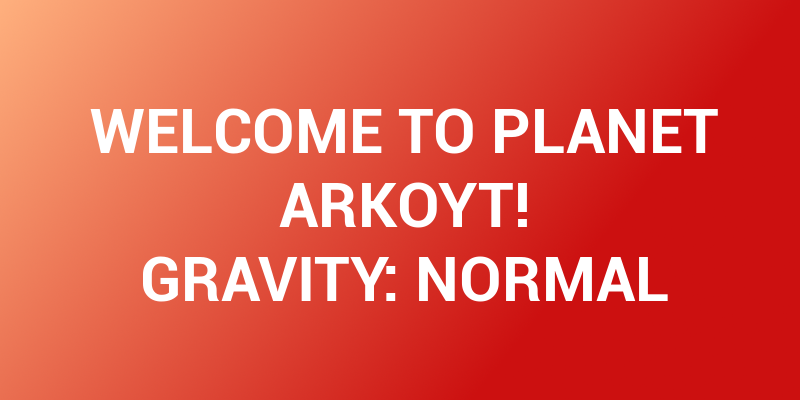
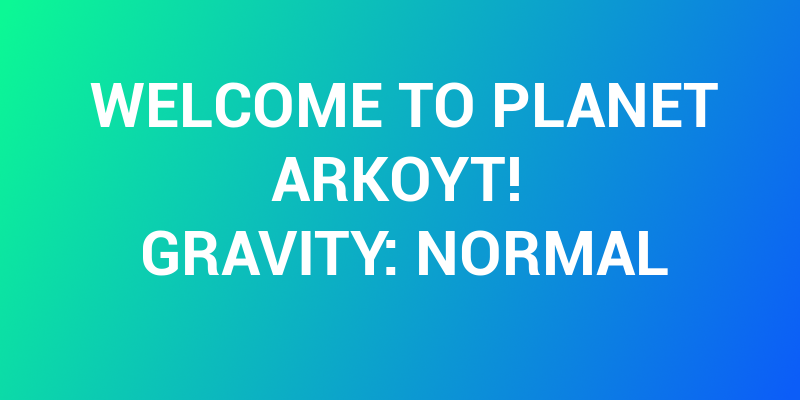
Before/after of a (800, 400) layered artwork. What changed in the layer stack:
painted on "WELCOME TO PLANET ARKOYT! ..." over (x1=90, y1=82, x2=718, y2=302)
painted on "Base" over (x1=0, y1=0, x2=800, y2=400)
